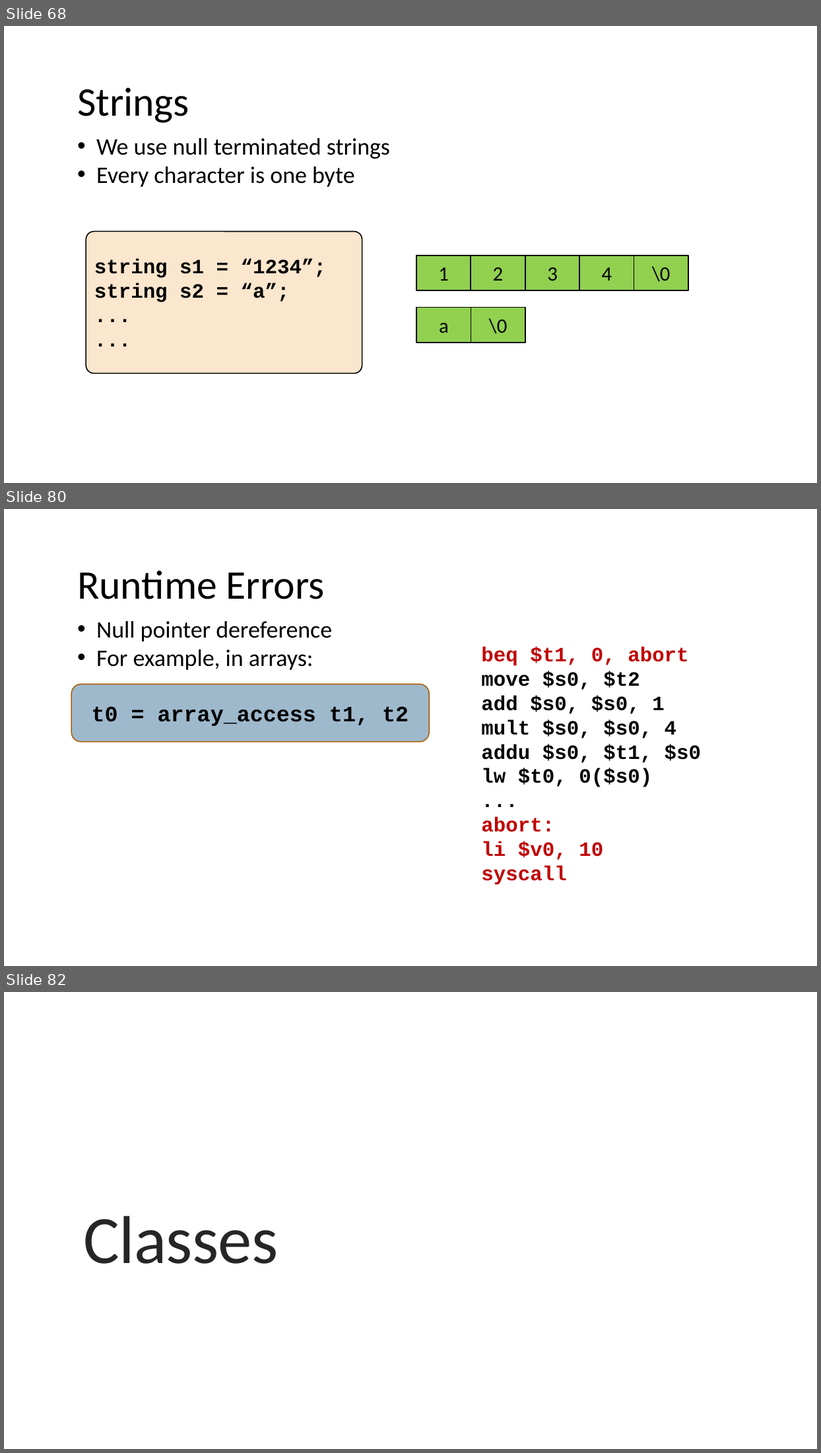
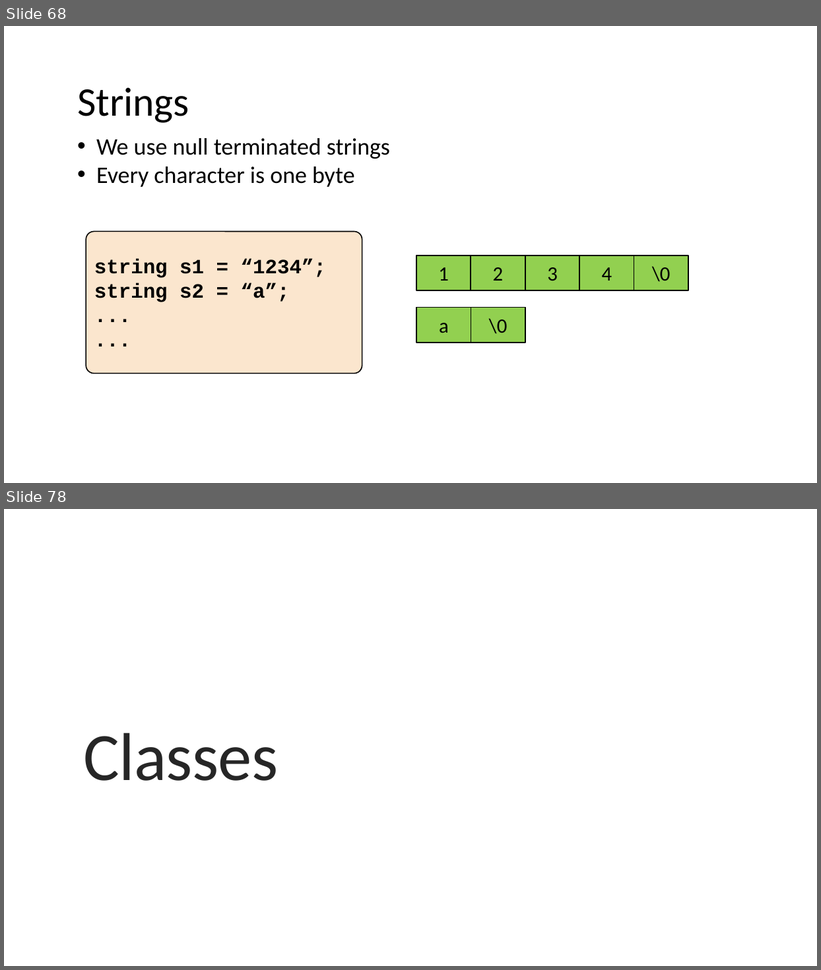
Before and after one commit to nivshani/compilation, a slide deck: slides/codegen.pptx. Shown one above the other, each under a label of ours: slides 68, 80 and 82 before the commit, slides 68 and 78 after it; the slides between them are not shown. The pictures are 821x1453 and 821x970 pixels, drawn with LibreOffice and Linux fonts; fonts in the diff are those of the drawing. Boxes give left, top, right and bottom in pixels: in the first picture for what was removed or moved away, otherwise in the second. Text is boxed around its words. In the diff, an @@ line names an element or a change of style, - is before the commit and + after.

```diff
--- a/slides/codegen.pptx
+++ b/slides/codegen.pptx
@@ slide 80 removed at <box>4,509,817,966</box>, background #FFFFFF @@
@@ text removed at <box>77,570,325,599</box> @@
-Runtime Errors
@@ text removed at <box>96,621,332,670</box> @@
-• Null pointer dereference
-• For example, in arrays:
@@ text removed at <box>481,647,701,885</box> @@
-beq $t1, 0, abort
-move $s0, $t2
-add $s0, $s0, 1
-mult $s0, $s0, 4
-addu $s0, $t1, $s0
-lw $t0, 0($s0)
-...
-abort:
-li $v0, 10
-syscall
@@ rounded rectangle removed at <box>72,684,430,742</box> @@
-t0 = array_access t1, t2
@@ what was slide 82 is now slide 78 @@
```
Also in this commit, not shown: 9 slides changed, 2 slides added, 5 other slides removed, 1 other file.
